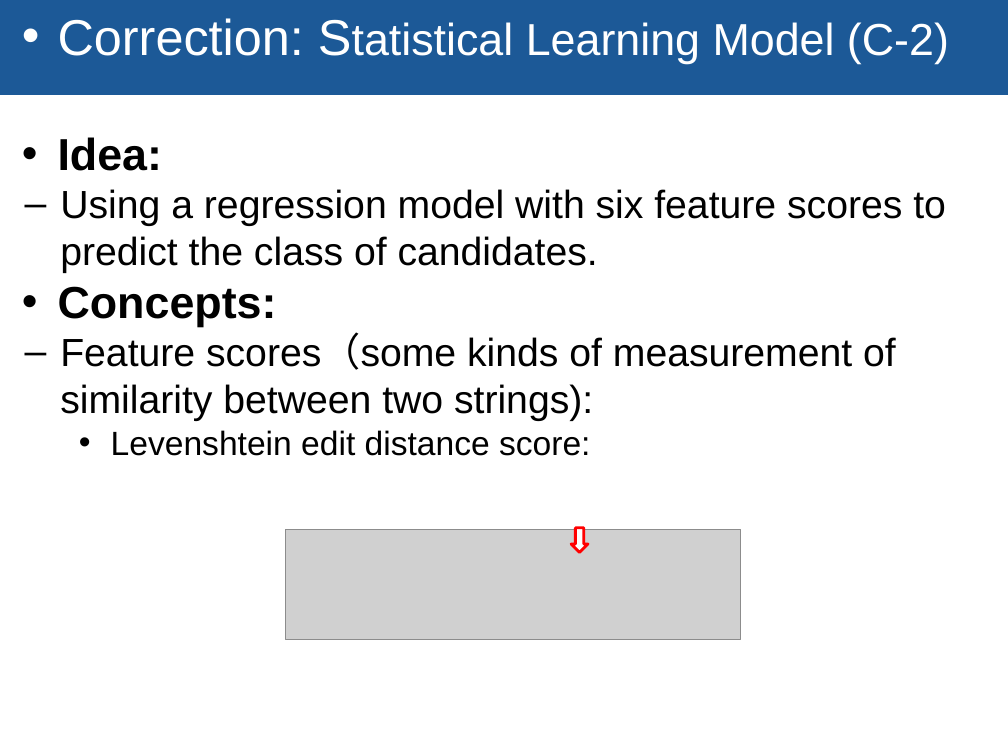
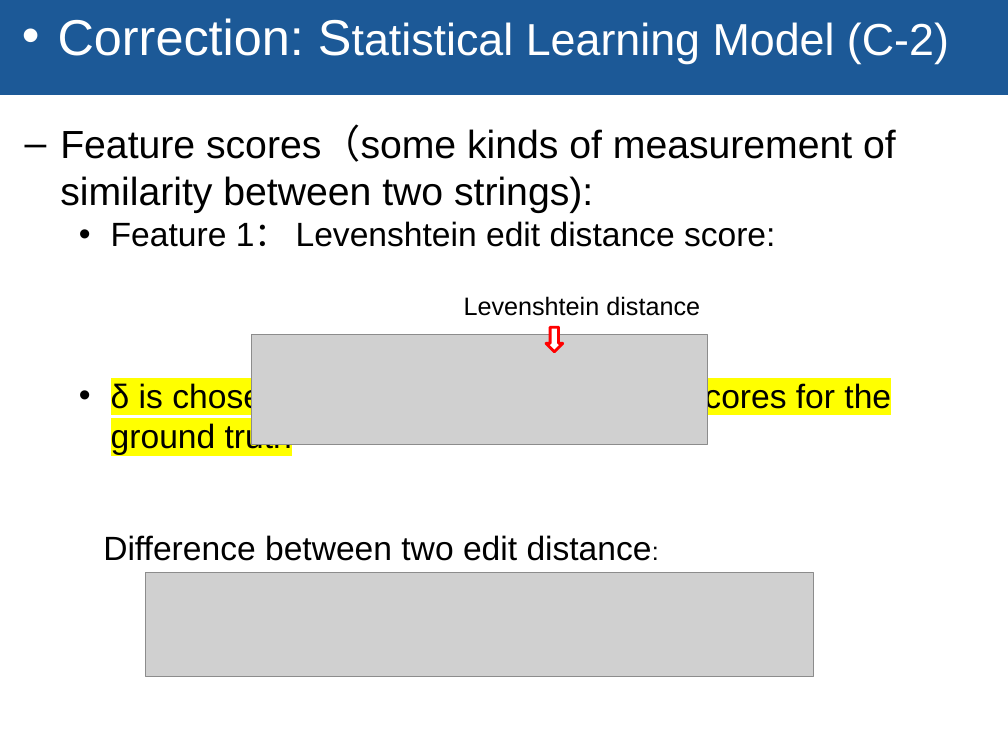
Before and after one commit to TZstatsADS/Fall2018-Project4-sec1-grp5, a slide deck: slide 9 of GR5243 pro4.pptx (slide 8 before the commit). Drawn at 1008x756 pixels with LibreOffice and Linux fonts; fonts in the diff are those of the drawing; grey boxes stand for pictures; background and template pictures are left out. Boxes give left, top, right and bottom in pixels: in the first picture for what was removed or moved away, otherwise in the second. Text is boxed around its words. In the diff, an @@ line names an element or a change of style, - is before the commit and + after.

```diff
--- a/GR5243 pro4.pptx
+++ b/GR5243 pro4.pptx
@@ text at box(58, 137, 946, 327): paragraphs removed @@
-• Idea:
-  – Using a regression model with six feature scores to predict the class of candidates.
-• Concepts:
@@ text at box(111, 221, 891, 455): text changed @@
-    • Levenshtein edit distance score:
+    • Feature 1： Levenshtein edit distance score:
+    • δ is chosen by CV to max the average scores for the ground truth
@@ text added at box(464, 296, 700, 316), 18 pt, text #000000 @@
+Levenshtein distance
@@ down arrow: place and size @@
-down arrow at box(572, 528, 589, 552)
+down arrow at box(546, 328, 563, 352)
@@ picture: place and size @@
-picture at box(285, 529, 741, 639)
+picture at box(252, 334, 708, 444)
@@ text added at box(103, 535, 652, 561), 24 pt, text #000000 @@
+Difference between two edit distance:
@@ picture added at box(146, 573, 814, 676) @@
```
Also in this commit, not shown: 2 other slides changed, 4 slides added, 8 other files.
